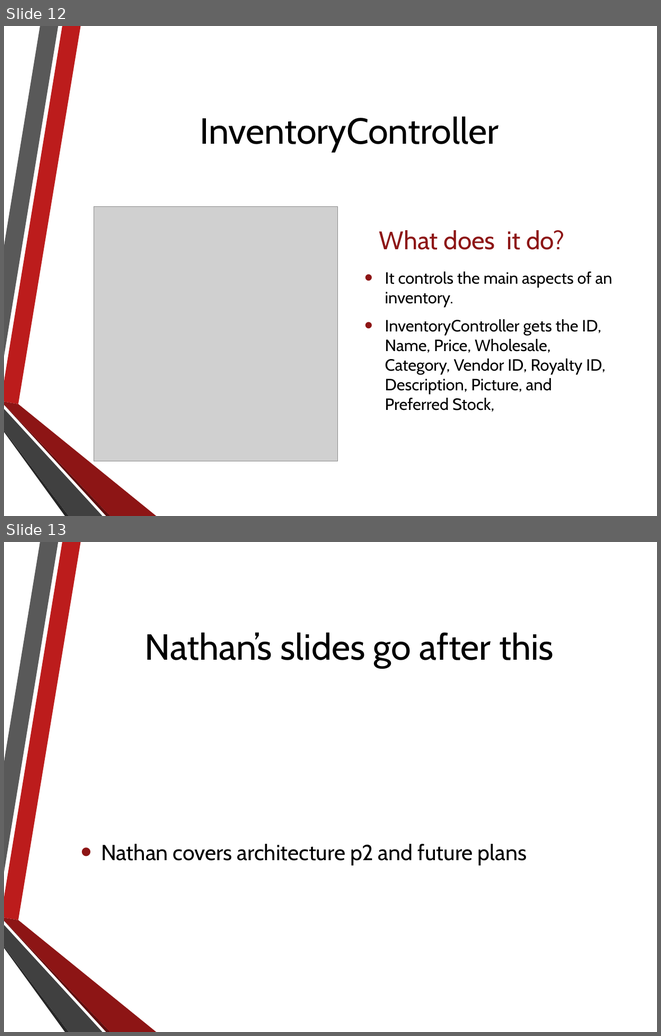
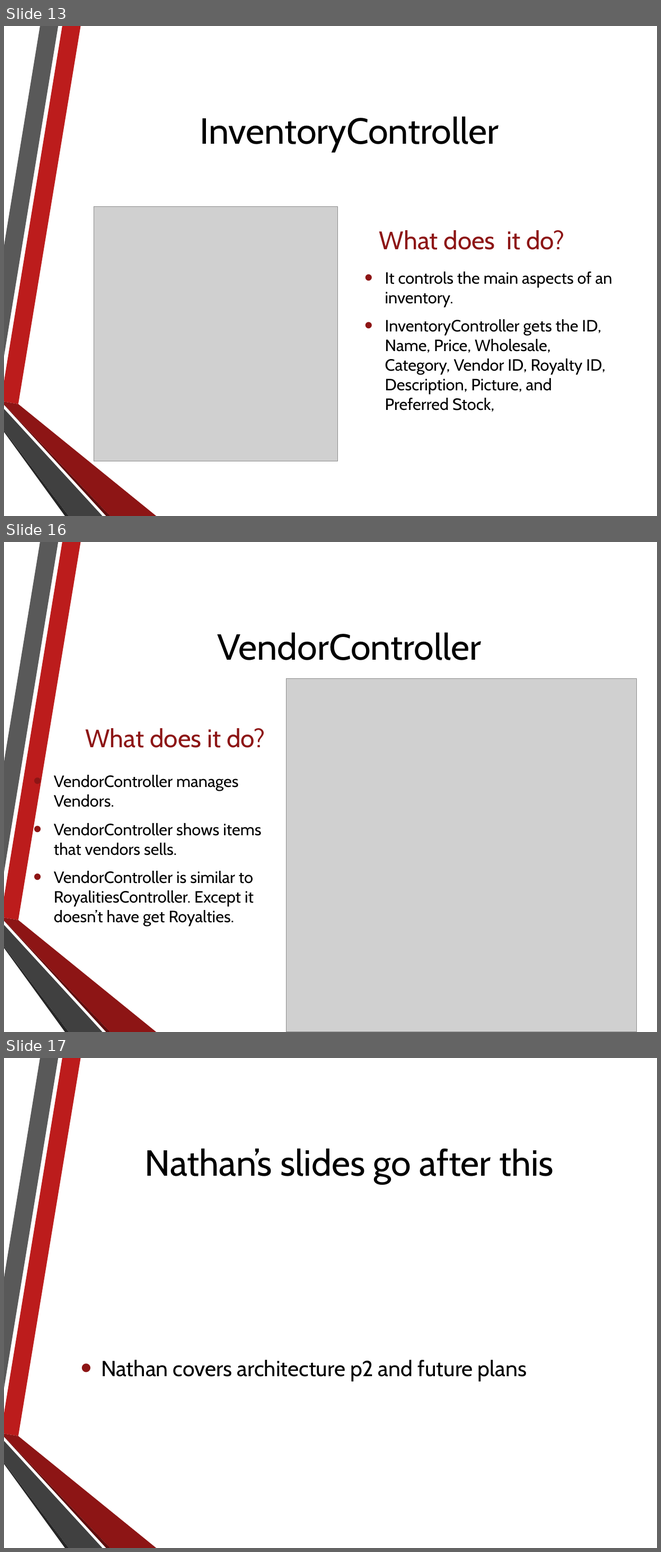
Before and after one commit to NathanielInman/IMS, a slide deck: Presentation.pptx. Shown one above the other, each under a label of ours: slides 12 and 13 before the commit, slides 13, 16 and 17 after it; the slides between them are not shown. The pictures are 661x1036 and 661x1552 pixels, drawn with LibreOffice and Linux fonts; fonts in the diff are those of the drawing; grey boxes stand for pictures; background and template pictures are left out. Boxes give left, top, right and bottom in pixels: in the first picture for what was removed or moved away, otherwise in the second. Text is boxed around its words. In the diff, an @@ line names an element or a change of style, - is before the commit and + after.

```diff
--- a/Presentation.pptx
+++ b/Presentation.pptx
@@ slide 16 added at <box>4,542,657,1032</box>, background picture (left out); not listed: 6 template elements that a slide beside it also shows @@
@@ title added at <box>217,632,481,660</box>, 40 pt, text #000000 @@
+VendorController
@@ picture added at <box>286,678,637,1032</box> @@
@@ text added at <box>85,728,265,748</box>, 28 pt, text #8D1515 @@
+What does it do?
@@ text added at <box>54,775,261,926</box>, 18 pt, text #000000 @@
+• VendorController manages Vendors.
+• VendorController shows items that vendors sells.
+• VendorController is similar to RoyalitiesController. Except it doesn’t have get Royalties.
@@ what was slide 12 is now slide 13 @@
@@ what was slide 13 is now slide 17 @@
```
Also in this commit, not shown: 3 other slides added.
